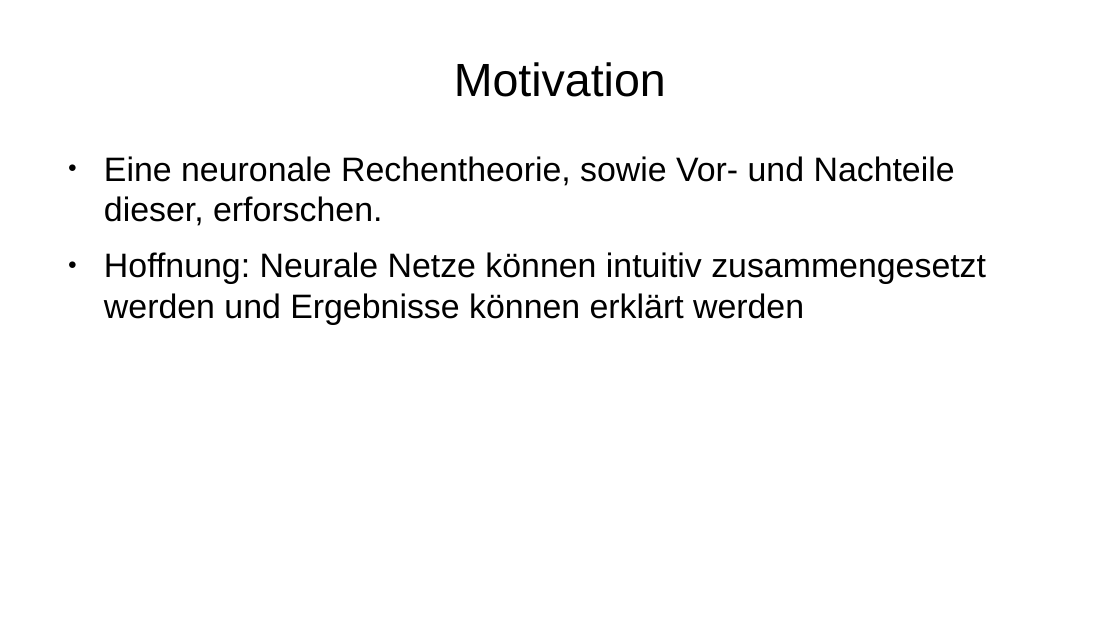
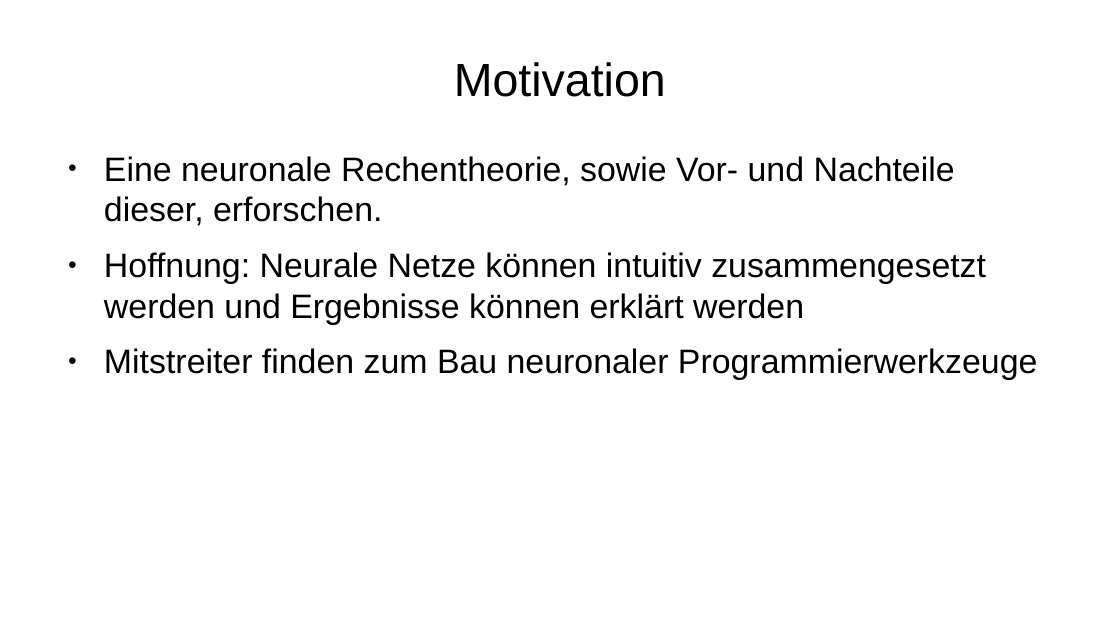
Before and after one commit to Lotes/psi-theorie, a slide deck: slide 3 of presentation.odp. Drawn at 1120x630 pixels with LibreOffice and Linux fonts; fonts in the diff are those of the drawing. Boxes give left, top, right and bottom in pixels: in the first picture for what was removed or moved away, otherwise in the second. Text is boxed around its words. In the diff, an @@ line names an element or a change of style, - is before the commit and + after.

```diff
--- a/presentation.odp
+++ b/presentation.odp
@@ text at (x1=104, y1=348, x2=1037, y2=380): paragraph added @@
+● Mitstreiter finden zum Bau neuronaler Programmierwerkzeuge
```
Also in this commit, not shown: 5 other slides changed, 6 slides added, 1 slide removed, 1 other file.
